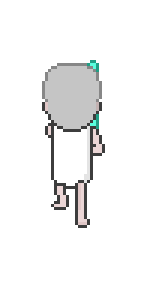
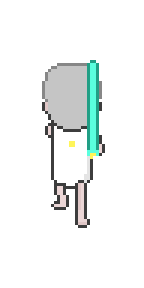
Comparing the layer stacks of the two 144x288 images. Changes:
added layer "레이어 29 복사" above "레이어 29" over [left=87, top=66, right=99, bottom=159]
added layer "레이어 28" in group "Main" over [left=69, top=141, right=75, bottom=147]
hid "레이어 26" over [left=87, top=66, right=99, bottom=150]
